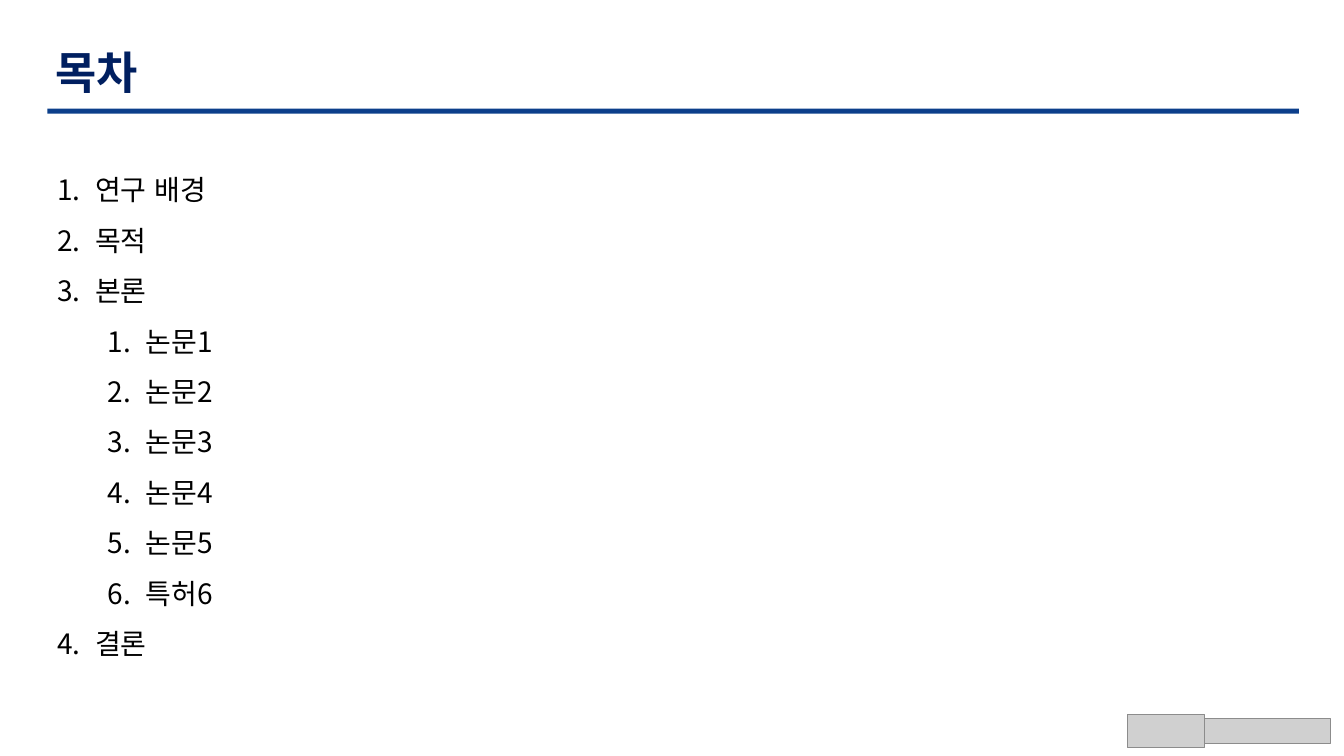
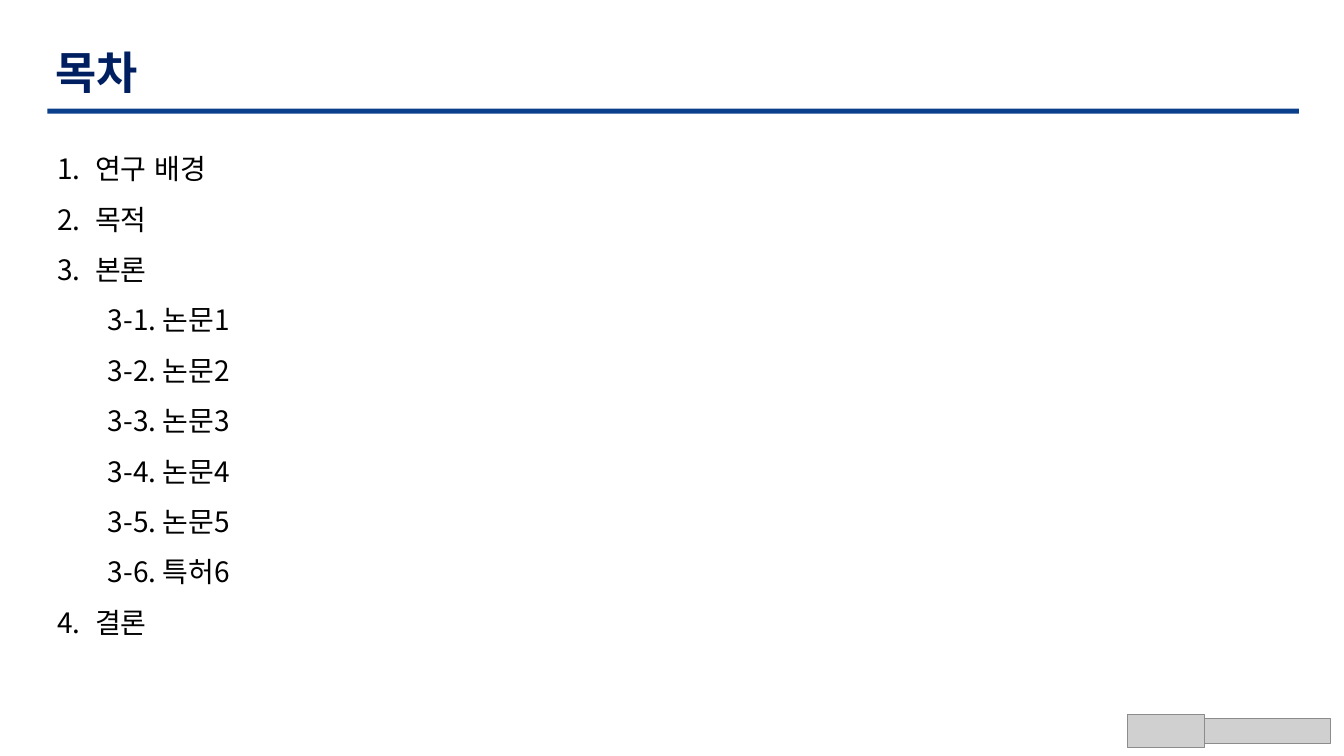
Before and after one commit to TaegyuHan/Solar_radiation_prediction_model, a slide deck: slide 2 of KICS_PT/[KICS] 동향 poster.pptx. Drawn at 1344x756 pixels with LibreOffice and Linux fonts; fonts in the diff are those of the drawing; grey boxes stand for pictures. Boxes give left, top, right and bottom in pixels: in the first picture for what was removed or moved away, otherwise in the second. Text is boxed around its words. In the diff, an @@ line names an element or a change of style, - is before the commit and + after.

```diff
--- a/KICS_PT/[KICS] 동향 poster.pptx
+++ b/KICS_PT/[KICS] 동향 poster.pptx
@@ text "연구 배경": place and size @@
-text "연구 배경" at box(95, 176, 213, 656)
+text "연구 배경" at box(95, 155, 230, 635)
@@ text at box(108, 307, 230, 585): text changed @@
-  1. 논문1
-  2. 논문2
-  3. 논문3
-  4. 논문4
-  5. 논문5
-  6. 특허6
+  3-1. 논문1
+  3-2. 논문2
+  3-3. 논문3
+  3-4. 논문4
+  3-5. 논문5
+  3-6. 특허6
```
Also in this commit, not shown: 14 other slides changed, 1 slide added, 1 other file.
